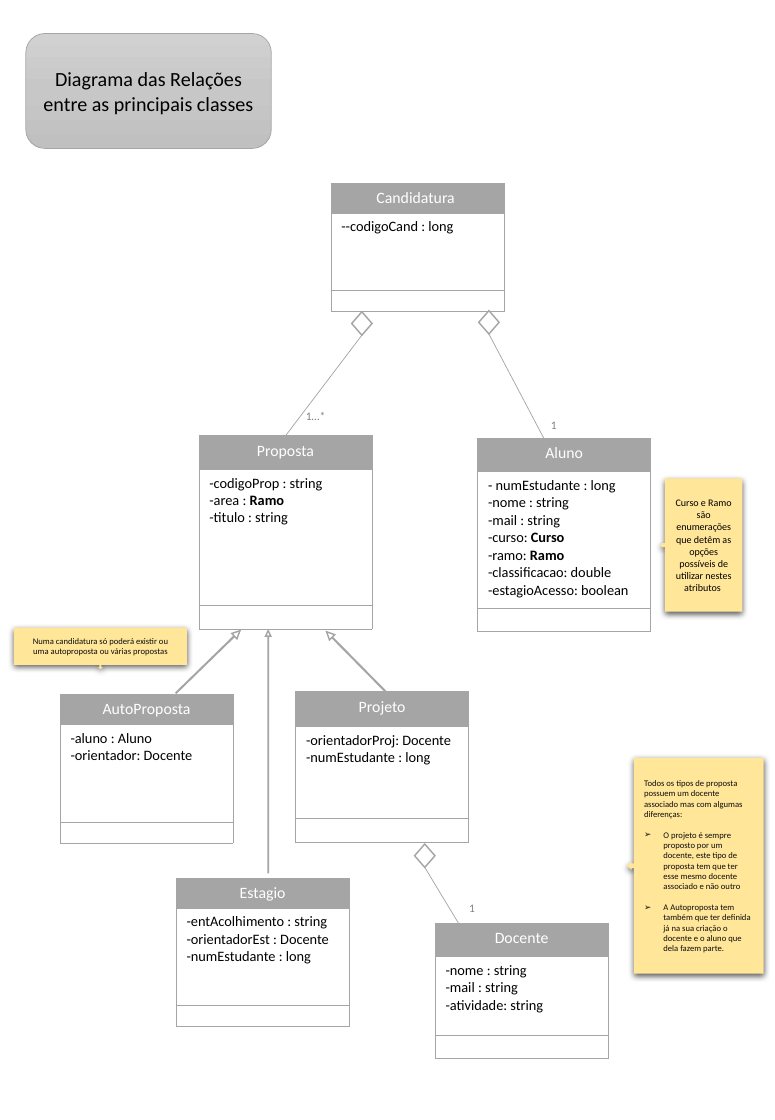
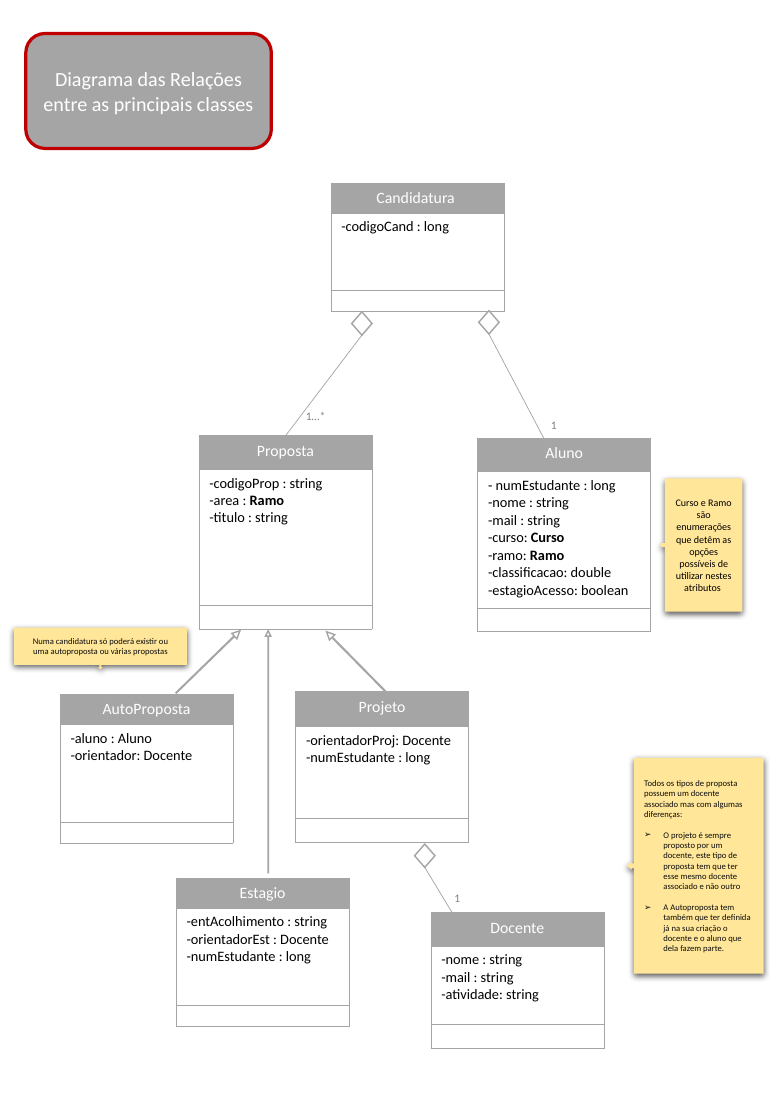
Before and after one commit to ana-sv/Apoio_poe, a slide deck: slide 2 of DiagramasTP.pptx. Drawn at 775x1120 pixels with LibreOffice and Linux fonts; fonts in the diff are those of the drawing. Boxes give left, top, right and bottom in pixels: in the first picture for what was removed or moved away, otherwise in the second. Text is boxed around its words. In the diff, an @@ line names an element or a change of style, - is before the commit and + after.

Commit message:
Esqueleto da UI , States & Class Context

```diff
--- a/DiagramasTP.pptx
+++ b/DiagramasTP.pptx
@@ rounded rectangle "Diagrama das Relações entre as ..." at (x1=26, y1=33, x2=272, y2=148): text colour #000000 to #FFFFFF; fill gradient #D2D2D2 to #C8C8C8 to #C0C0C0 to #A5A5A5; outline #A5A5A5 0.5 pt to #C00000 2.25 pt @@
@@ table at (x1=331, y1=183, x2=503, y2=310) @@
-row 2, column 1: --codigoCand : long
+row 2, column 1: -codigoCand : long
@@ text "1" moved from (x1=469, y1=904, x2=475, y2=912) to (x1=454, y1=894, x2=460, y2=902) @@
@@ table moved from (x1=435, y1=923, x2=608, y2=1058) to (x1=431, y1=912, x2=603, y2=1048) @@
```
Also in this commit, not shown: 1 other slide changed, 9 other files.
